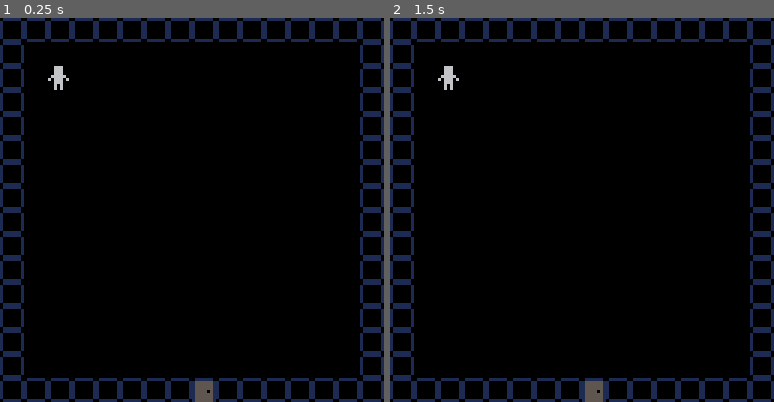
Above: before the commit, frames 1-2 (left to right).
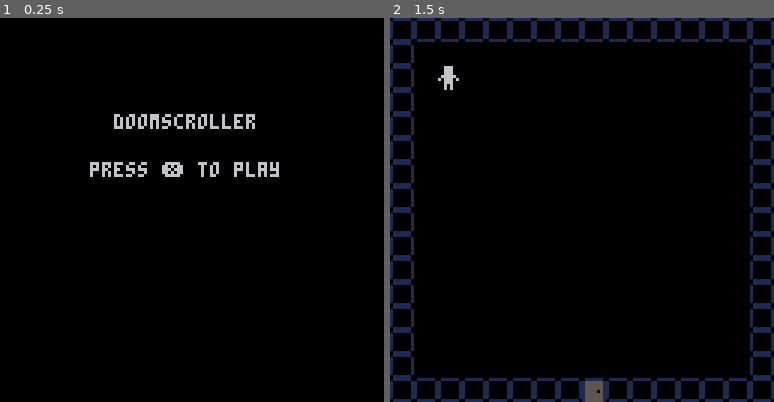
Above: after the commit, the same moments.

Repository: OmniWode/doomscroller
Game: PICO-8 cartridge doomscroller.p8
Same seed, same stepped clock (60 frames per second), same inputs: the game is played once before the commit and once after it.
Inputs:
- Up to frame 1 (0.25 s): no input
- Up to frame 2 (1.5 s): tap X (X key) at 0.33, 1.07 s

The runs differ from the first frame. In frame 1, 11% of the frame differs, in the area x 0-100%, y 0-100%; in frame 2, nothing differs.

Commit message:
added game states for title and gameplay

Diff:
--- a/doomscroller.p8
+++ b/doomscroller.p8
@@ -3,7 +3,58 @@
 __lua__
 --doomscroller.p8
 
+-------------------------------
+-- core functions -------------
+-------------------------------
+
 function _init()
+	--launch title screen
+	init_title()
+end
+
+function _update()
+	--game state
+	--0=title; 1=game
+
+	if (state==0) update_title()
+	if (state==1) update_game()
+end
+
+function _draw()
+	--game state
+	--0=title; 1=game
+
+	if (state==0) draw_title()
+	if (state==1) draw_game()
+end
+
+-------------------------------
+--title functions -------------
+-------------------------------
+function init_title()
+	state=0
+	cls(0)
+end
+
+function update_title()
+	if (btnp(5)) then
+		state=1
+		init_game()
+	end
+end
+
+function draw_title()
+	print("doomscroller",38,32,6)
+	print("press ❎ to play",30, 48, 6)
+end
+
+-------------------------------
+--game functions --------------
+-------------------------------
+
+function init_game()
+	state=1 --gameplay
+
 	map_setup()
 	make_player()
 
@@ -11,7 +62,7 @@
 	game_over=false
 end
 
-function _update()
+function update_game()
 	if (not game_over) then
 		--update_map()
 		move_player()
@@ -19,11 +70,9 @@
 	else
 		if (btnp(5)) extcmd("reset")
 	end
-
-end
-
-function _draw()
-
+end
+
+function draw_game()
 	cls()
 	if (not game_over) then
 		draw_map()
Not shown, changed: the sound effects (__sfx__) section of doomscroller.p8
